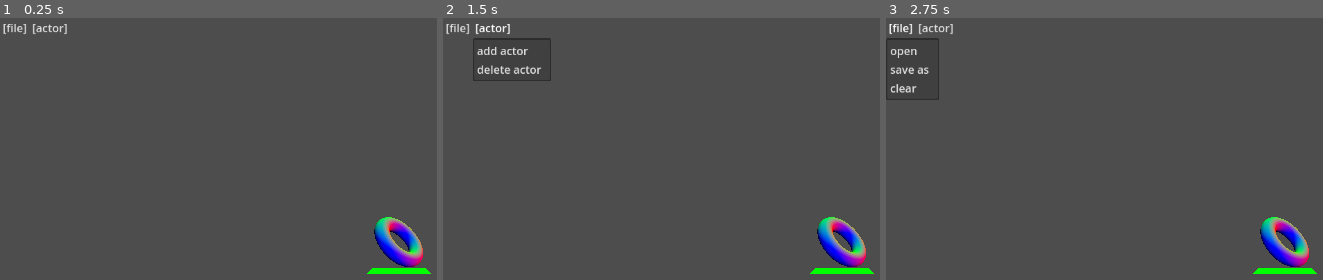
Above: before the commit, frames 1-3 (left to right).
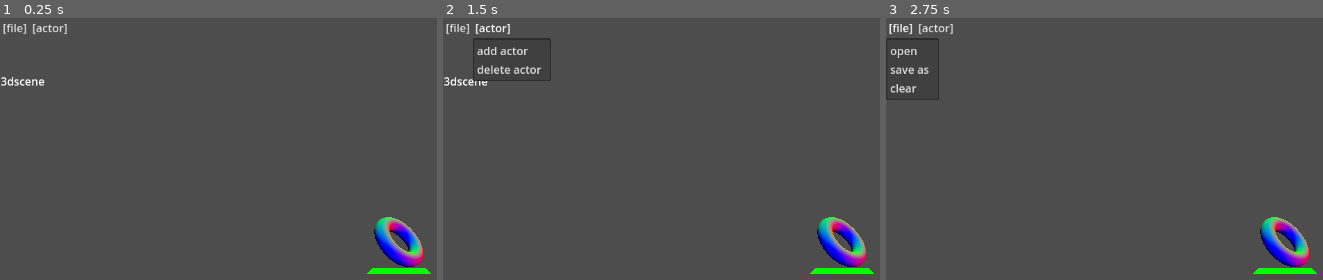
Above: after the commit, the same moments.

Repository: steventylerseanherr/albw_editor_project
Game: Godot game, scene res://ui/control.tscn
The game is run twice, just before and just after one commit, with the same random seed, the same clock (stepped at 60 frames per second) and the same inputs.
Inputs:
- Up to frame 1 (0.25 s): no input
- Up to frame 2 (1.5 s): click "[file]" at 0.5 s; click "[actor]" at 1.25 s
- Up to frame 3 (2.75 s): click "[file]" at 2 s

The runs differ from the first frame. In frame 1, 0.2% of the frame differs, in the area x 0-11%, y 22-26%; in frame 2, 0.2%; in frame 3, nothing differs.
Error before the commit: Parse Error: Too few arguments for "seek()" call. Expected at least 1 but received 0. (res://byaml/byaml_handler.gd:27)

Commit message:
update with tocapas byaml reader

Diff:
--- a/3dscene/scene.tscn
+++ b/3dscene/scene.tscn
@@ -50,3 +50,5 @@
 script = ExtResource("1_w0olb")
 
 [node name="Camera3D" type="Camera3D" parent="Node3D"]
+
+[node name="3dscene" type="Node3D" parent="."]
--- a/byaml/byaml_handler.gd
+++ b/byaml/byaml_handler.gd
@@ -1,28 +1,101 @@
 extends Node
+
+var data
+var keys
+var strings
+
+enum Type {
+	STRING = 0xA0,
+	ARRAY = 0xC0,
+	DICT = 0xC1,
+	STRINGS = 0xC2,
+	BOOL = 0xD0,
+	INT = 0xD1,
+	FLOAT = 0xD2,
+}
+
+func decode_root():
+	var root = data.decode_u32(0xC)
+	return decode_node(root)
+
+func decode_node(offset):
+	var type_count = decode_type_count(data.decode_u32(offset))
+	var items = data.slice(offset + 4)
+	var count = type_count.count
+	match type_count.type:
+		Type.ARRAY:
+			var types = items.slice(0, count)
+			var pad_count = (count + 3) & 0xFFFFFC
+			var values = items.slice(pad_count, pad_count + 4 * count)
+			var array = []
+			for i in range(count):
+				var value = values.slice(i * 4, i * 4  + 4)
+				array.push_back(decode_value(types[i], value))
+			return array
+		Type.DICT:
+			var dict = {}
+			for i in range(count):
+				var type_key = items.decode_u32(i * 8)
+				var type = (type_key >> 24) & 0xFF
+				var index = type_key & 0xFFFFFF
+				var key = keys[index]
+				var value = items.slice(i * 8 + 4, i * 8 + 8)
+				dict[key] = decode_value(type, value)
+			return dict
+		_:
+			return # error (unknown type)
+
+func decode_type_count(head):
+	return { type = head & 0xFF, count = head >> 8 }
+
+func decode_value(type, bytes):
+	match type:
+		Type.STRING:
+			return strings[bytes.decode_u32(0)]
+		Type.BOOL:
+			return bytes.decode_u32(0) == 1
+		Type.INT:
+			return bytes.decode_s32(0)
+		Type.FLOAT:
+			return bytes.decode_float(0)
+		_:
+			return decode_node(bytes.decode_u32(0))
+
+func decode_string_table(data):
+	var type_count = decode_type_count(data.decode_u32(0))
+	var count = type_count.count
+	if type_count.type == Type.STRINGS:
+		var offsets = data.slice(4, 4 + 4 * (count + 1)).to_int32_array()
+		var strings = []
+		for i in range(count):
+			var start = offsets[i]
+			var end = offsets[i + 1]
+			if data[end - 1] == 0:
+				strings.push_back(data.slice(start, end - 1).get_string_from_ascii())
+			else:
+				return # error (not nul-terminated)
+		return strings
+	else:
+		return # error (wrong type)
+
+func _readbyaml(data):
+	self.data = data
+	var keys = self.data.decode_u32(0x4)
+	self.keys = decode_string_table(data.slice(keys))
+	var strings = self.data.decode_u32(0x8)
+	self.strings = decode_string_table(data.slice(strings))
+
 
 func _ready():
 	var object = Node.new()
 	object.name = "MyNode"
 	get_node("/root/Control/Scene").add_child(object)
 
-#https://nintendo-formats.com/libs/common/byaml.html
 func _on_open_file_dialog_file_selected(path: String) -> void:
 	var byaml_file = FileAccess.open(path,FileAccess.READ)
-	var byaml_magic = byaml_file.get_16()
-	var version_number = byaml_file.get_16()
-	if byaml_magic != 16985:
-		print("this is not a byaml file")
-		return
-	elif byaml_magic == 16985:
-		print("byaml file validated")
-		if version_number != 1:
-			print("byaml has the wrong format version")
-			return
-		elif version_number == 1:
-			print("byaml version number validated")
-	var offset_to_dictionary_key_table = byaml_file.get_32()
-	var offset_string_table = byaml_file.get_32()
-	var offset_to_root_node = byaml_file.get_32()
+	var bytes: PackedByteArray = byaml_file.get_buffer(byaml_file.get_length())
+	byaml_file.close()
 
-	byaml_file.seek()
-	offset_to_dictionary_key_table
+	_readbyaml(bytes)
+
+	print(decode_root().keys())
--- /dev/null
+++ b/byaml/byaml_handler__old__.gd
@@ -0,0 +1,162 @@
+extends Node
+
+var actor = {}
+var actor_path = actor
+var actor_current_path = []
+var cursorpos = []
+
+var node_read_string_table = []
+var dictionary_key_table = []
+var string_table = []
+var node_start_pos
+
+func read_cstring(file: FileAccess) -> String:	#function from chatgpt
+	var bytes: PackedByteArray = []
+	while not file.eof_reached():
+		var b: int = file.get_8()
+		if b == 0:
+			break
+		bytes.append(b)
+	return bytes.get_string_from_utf8()
+
+func _ready():
+	var object = Node.new()
+	object.name = "MyNode"
+	get_node("/root/Control/Scene").add_child(object)
+
+func readc2node(target_file):	#might be pointless to keep seperate from readrootnode
+	var nodetype = target_file.get_8()
+	node_start_pos = target_file.get_position()-1
+	if nodetype == 0xc2:	#0xc2 = string table
+		var count = target_file.get_8()+(target_file.get_8()*0x100)+(target_file.get_8()*0x10000)
+		var addresses = []
+		for each in range(count+1):
+			addresses.append(target_file.get_32())
+		for each in range(count+1):
+			target_file.seek(node_start_pos+addresses[each])
+			node_read_string_table.append(read_cstring(target_file))
+
+
+
+
+func read_node_type(target_file, actor_dict):
+	print("check main node type at "+str(target_file.get_position()))
+	var nodetype = target_file.get_8()
+	if nodetype == 0xc0:    #0xc0 = array
+		#print("reading main node type 0xc0 at "+str(target_file.get_position()))
+		var count = target_file.get_8()+(target_file.get_8()*0x100)+(target_file.get_8()*0x10000)
+		var sub_node_type = []
+		var sub_node_value = []
+		for each in range(count):
+			sub_node_type.append(target_file.get_8())
+		target_file.seek((target_file.get_position()+3)&~3)
+		for each in range(count):
+			sub_node_value.append(target_file.get_32())
+		#var child
+		#for each in range(count):
+		#	if sub_node_type[each] == 0xc0:
+		#		actor_dict.append([])					#creates OBJ dictionary
+		#	elif sub_node_type[each] == 0xc1:
+		#		actor_dict.append({})
+
+		for each in range(count):
+			#child = actor_dict
+			read_sub_node_type(target_file, actor_dict, sub_node_type[each], sub_node_value[each])
+
+	elif nodetype == 0xc1:	#0xc1 = dictionary
+		#print("reading main node type 0xc1 at "+str(target_file.get_position()))
+		var count = target_file.get_8()+(target_file.get_8()*0x100)+(target_file.get_8()*0x10000)
+		for each in range(count):   #### SET TO COUNT
+			var index_into_dictionary_key_table = target_file.get_8()+(target_file.get_8()*0x100)+(target_file.get_8()*0x10000)
+			var sub_node_type = target_file.get_8()
+			var sub_node_value = target_file.get_32()
+			var child
+			if sub_node_type == 0xff:
+				actor_dict[dictionary_key_table[index_into_dictionary_key_table]] = []					#creates OBJ dictionary
+			else:#if sub_node_type == 0xc0:
+				actor_dict[dictionary_key_table[index_into_dictionary_key_table]] = {}					#creates OBJ dictionary
+			child = actor_dict[dictionary_key_table[index_into_dictionary_key_table]]
+			actor_current_path.append(dictionary_key_table[index_into_dictionary_key_table])												#saves parent dictionary
+
+			read_sub_node_type(target_file, child, sub_node_type, sub_node_value)
+
+	elif nodetype == 0xc2:  #0xc2 = string table
+		#print("reading main node type 0xc2 at "+str(target_file.get_position()))
+		var count = target_file.get_8()+(target_file.get_8()*0x100)+(target_file.get_8()*0x10000)
+		var addresses = []
+		for each in range(count+1):
+			addresses.append(target_file.get_32())
+		for each in range(count+1):
+			target_file.seek(node_start_pos+addresses[each])
+			node_read_string_table.append(read_cstring(target_file))
+
+	else:
+		print("!!!UNKNOWN MAIN NODE TYPE FOUND AT "+str(target_file.get_position())+" !!!")
+		return
+
+func read_sub_node_type(target_file, actor_dict, sub_node_type, sub_node_value):
+	#print("check sub node type at "+str(target_file.get_position()))
+	if sub_node_type == 0xa0:
+		pass
+		#print("unimplemented sub node type 0xa0")
+	elif sub_node_type == 0xa1:
+		pass
+		#print("unimplemented sub node type 0xa1")
+	elif sub_node_type == 0xa2:
+		pass
+		#print("unimplemented sub node type 0xa2")
+	elif sub_node_type == 0xc0 || sub_node_type == 0xc1 || sub_node_type == 0xc2 || sub_node_type == 0xc3 || sub_node_type == 0xc4:
+		#print("reading sub node type 0xc0 - 0xc4")
+		cursorpos.append(target_file.get_position())
+		target_file.seek(sub_node_value)
+		read_node_type(target_file, actor_dict)
+		target_file.seek(cursorpos[len(cursorpos)-1])
+		cursorpos.pop_back()
+	elif sub_node_type == 0xd0 || sub_node_type == 0xd1 || sub_node_type == 0xd2 || sub_node_type == 0xd3:
+		pass
+		#print("unimplemented sub node type 0xd0 - 0xd3")
+	elif sub_node_type == 0xd4 || sub_node_type == 0xd5 || sub_node_type == 0xd6:
+		pass
+		#print("unimplemented subnode type 0xd4 - 0xd6")
+	else:
+		print("!!!UNKNOWN_SUB_NODE_TYPE_FOUND!!!")
+		return
+
+
+#https://nintendo-formats.com/libs/common/byaml.html
+func _on_open_file_dialog_file_selected(path: String) -> void:
+	var byaml_file = FileAccess.open(path,FileAccess.READ)
+	var byaml_magic = byaml_file.get_16()
+	var version_number = byaml_file.get_16()
+	if byaml_magic != 16985:
+		print("this is not a byaml file")
+		return
+	elif byaml_magic == 16985:
+		print("byaml file validated")
+		if version_number != 1:
+			print("byaml has the wrong format version")
+			return
+		elif version_number == 1:
+			print("byaml version number validated")
+	var offset_to_dictionary_key_table = byaml_file.get_32()
+	var offset_string_table = byaml_file.get_32()
+	var offset_to_root_node = byaml_file.get_32()
+
+	#print("reading dictionary key table")
+	byaml_file.seek(offset_to_dictionary_key_table)
+	readc2node(byaml_file)
+	dictionary_key_table = node_read_string_table.duplicate()	#get the string data out of temp array
+	node_read_string_table.clear()					#clear temp array
+
+	#print("reading string table")
+	byaml_file.seek(offset_string_table)
+	readc2node(byaml_file)
+	string_table = node_read_string_table.duplicate()	#get the string data out of temp array
+	node_read_string_table.clear()					#clear temp array
+
+	#print("reading root node")
+	byaml_file.seek(offset_to_root_node)
+	read_node_type(byaml_file, actor)
+
+	print(actor)
+	print("breakpoint")
--- /dev/null
+++ b/byaml/byaml_handler__redo__.gd
@@ -0,0 +1,93 @@
+extends Node
+
+var actor = {}
+var actor_path = actor
+var actor_current_path = []
+var cursorpos = []
+
+var node_read_string_table = []
+var dictionary_key_table = []
+var string_table = []
+var node_start_pos
+
+func read_cstring(file: FileAccess) -> String:	#function from chatgpt
+	var bytes: PackedByteArray = []
+	while not file.eof_reached():
+		var b: int = file.get_8()
+		if b == 0:
+			break
+		bytes.append(b)
+	return bytes.get_string_from_utf8()
+
+func _ready():
+	var object = Node.new()
+	object.name = "MyNode"
+	get_node("/root/Control/Scene").add_child(object)
+
+func read_current_node(target_file):
+	print("check current node type at "+str(target_file.get_position()))
+	node_start_pos = target_file.get_position()
+	var nodetype = target_file.get_8()
+	if nodetype == 0xc1:
+		pass
+	elif nodetype == 0xc2:
+		var count = target_file.get_8()+(target_file.get_8()*0x100)+(target_file.get_8()*0x10000)
+		var address_stack = []
+		for each in range(count):
+			address_stack.append(target_file.get_32())
+		for each in range(count):
+			target_file.seek(node_start_pos+address_stack[each])
+			node_read_string_table.append(read_cstring(target_file))
+
+	else:
+		print("unimplemented node at "+str(target_file.get_position()))
+
+func read_child_node():
+	pass
+
+func _on_open_file_dialog_file_selected(path: String) -> void:
+	var byaml_file = FileAccess.open(path,FileAccess.READ)
+	var byaml_magic = byaml_file.get_16()
+	var version_number = byaml_file.get_16()
+	if byaml_magic != 16985:
+		print("this is not a byaml file")
+		return
+	elif byaml_magic == 16985:
+		print("byaml file validated")
+		if version_number != 1:
+			print("byaml has the wrong format version")
+			return
+		elif version_number == 1:
+			print("byaml version number validated")
+	var offset_to_dictionary_key_table = byaml_file.get_32()
+	var offset_string_table = byaml_file.get_32()
+	var offset_to_root_node = byaml_file.get_32()
+
+	#print("reading dictionary key table")
+	byaml_file.seek(offset_to_dictionary_key_table)
+	read_current_node(byaml_file)
+	dictionary_key_table = node_read_string_table.duplicate()	#get the string data out of temp array
+	node_read_string_table.clear()					#clear temp array
+
+	#print("reading string table")
+	byaml_file.seek(offset_string_table)
+	read_current_node(byaml_file)
+	string_table = node_read_string_table.duplicate()	#get the string data out of temp array
+	node_read_string_table.clear()					#clear temp array
+
+	#print("reading root node")
+	byaml_file.seek(offset_to_root_node)
+	read_current_node(byaml_file)
+
+
+
+
+
+
+
+
+	#for each in range(len(dictionary_key_table)):
+	#	print(dictionary_key_table[each])
+
+	#for each in range(len(string_table)):
+	#	print(string_table[each])
--- a/ui/control.tscn
+++ b/ui/control.tscn
@@ -1,8 +1,9 @@
-[gd_scene load_steps=4 format=3 uid="uid://cf6iuo18qqgnm"]
+[gd_scene load_steps=5 format=3 uid="uid://cf6iuo18qqgnm"]
 
 [ext_resource type="Script" uid="uid://dbgjif1gav32u" path="res://byaml/file_loader.gd" id="1_elkka"]
 [ext_resource type="Script" uid="uid://b15850crff20j" path="res://byaml/byaml_handler.gd" id="2_rwsqr"]
 [ext_resource type="PackedScene" uid="uid://c8bjh8mkupvp3" path="res://3dscene/scene.tscn" id="2_sq3tw"]
+[ext_resource type="Script" uid="uid://dm8bly4qfumqj" path="res://ui/rich_text_label.gd" id="4_qh227"]
 
 [node name="Control" type="Control"]
 layout_mode = 3
@@ -66,4 +67,12 @@
 
 [node name="Scene" parent="." instance=ExtResource("2_sq3tw")]
 
+[node name="RichTextLabel" type="RichTextLabel" parent="."]
+layout_mode = 0
+offset_left = 1.0
+offset_top = 81.0
+offset_right = 243.0
+offset_bottom = 308.0
+script = ExtResource("4_qh227")
+
 [connection signal="file_selected" from="file_operation_node/open_FileDialog" to="byaml_reader" method="_on_open_file_dialog_file_selected"]
--- /dev/null
+++ b/ui/rich_text_label.gd
@@ -0,0 +1,4 @@
+extends RichTextLabel
+
+func _process(delta):
+	self.text = get_node("/root/Control/Scene/3dscene").name
Not shown, added: byaml/byaml_handler__old__.gd.uid
Not shown, added: byaml/byaml_handler__redo__.gd.uid
Not shown, added: ui/rich_text_label.gd.uid
